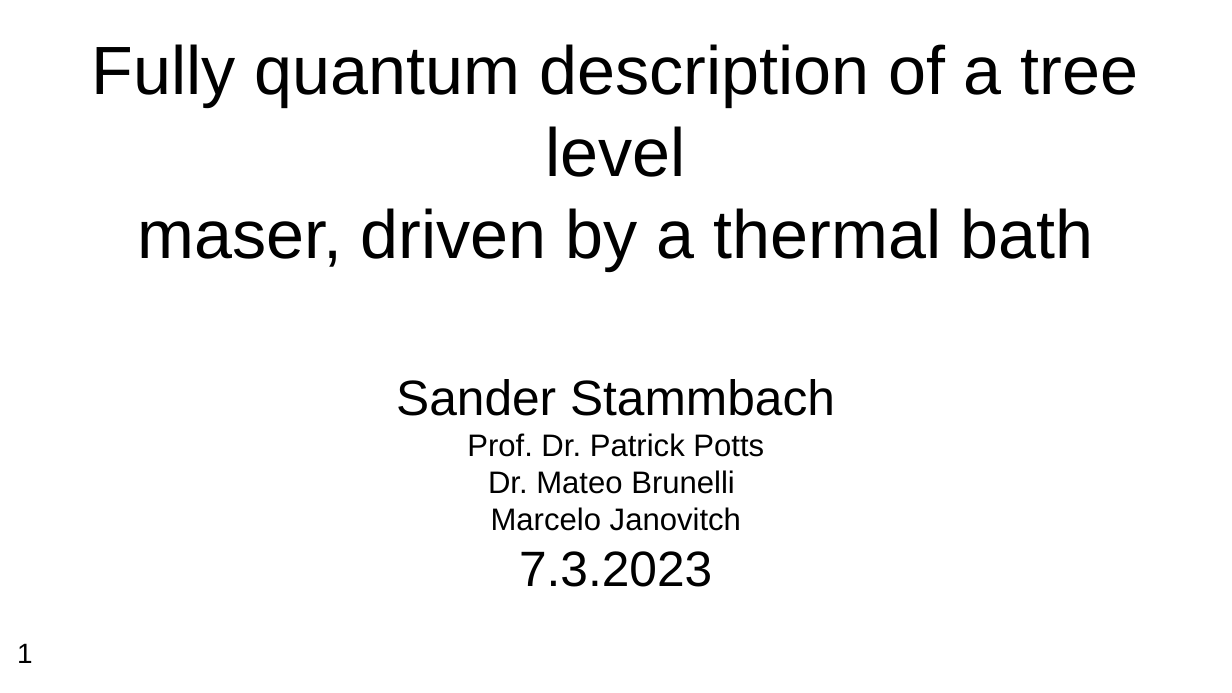
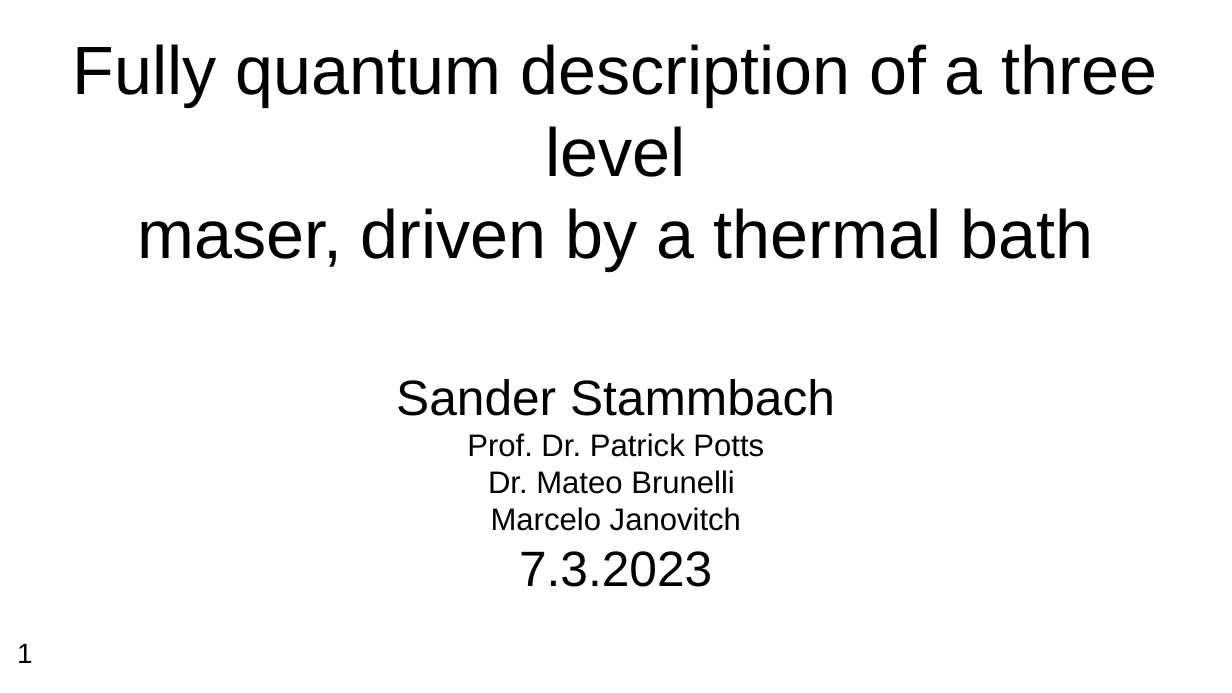
Before and after one commit to SanderStammbach/Sanders-Studium, a slide deck: slide 1 of Master-Projekt/Vortrag.odp. Drawn at 1232x693 pixels with LibreOffice and Linux fonts; fonts in the diff are those of the drawing; background and template pictures are left out. Boxes give left, top, right and bottom in pixels: in the first picture for what was removed or moved away, otherwise in the second. Text is boxed around its words. In the diff, an @@ line names an element or a change of style, - is before the commit and + after.

```diff
--- a/Master-Projekt/Vortrag.odp
+++ b/Master-Projekt/Vortrag.odp
@@ title at (73,44,1158,271): text changed @@
-Fully quantum description of a tree level
-maser, driven by a thermal bath
+Fully quantum description of a three level
+maser, driven by a thermal bath
```
Also in this commit, not shown: 7 other slides changed, 4 slides added, 2 slides removed, 9 other files.
